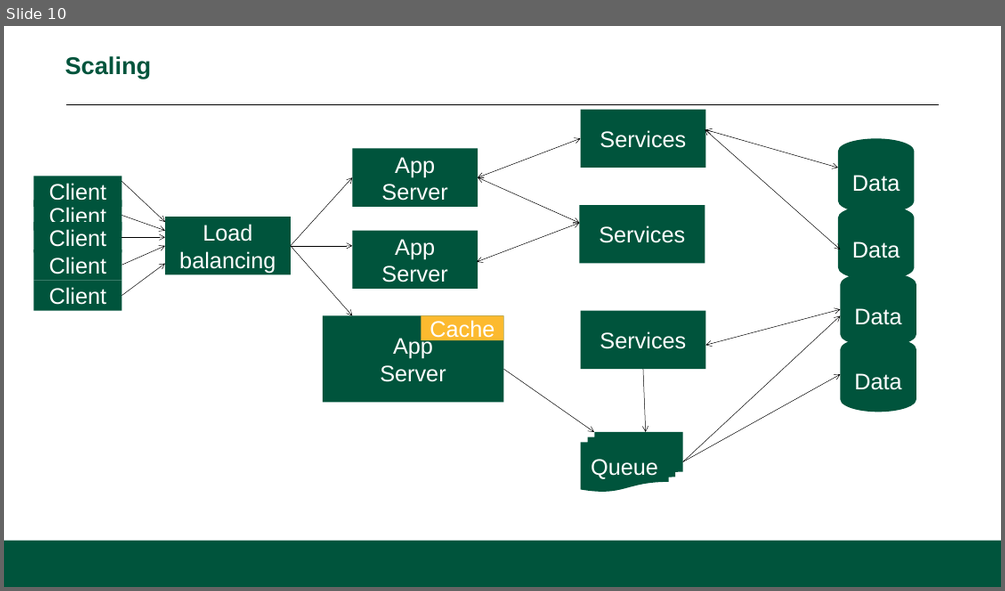
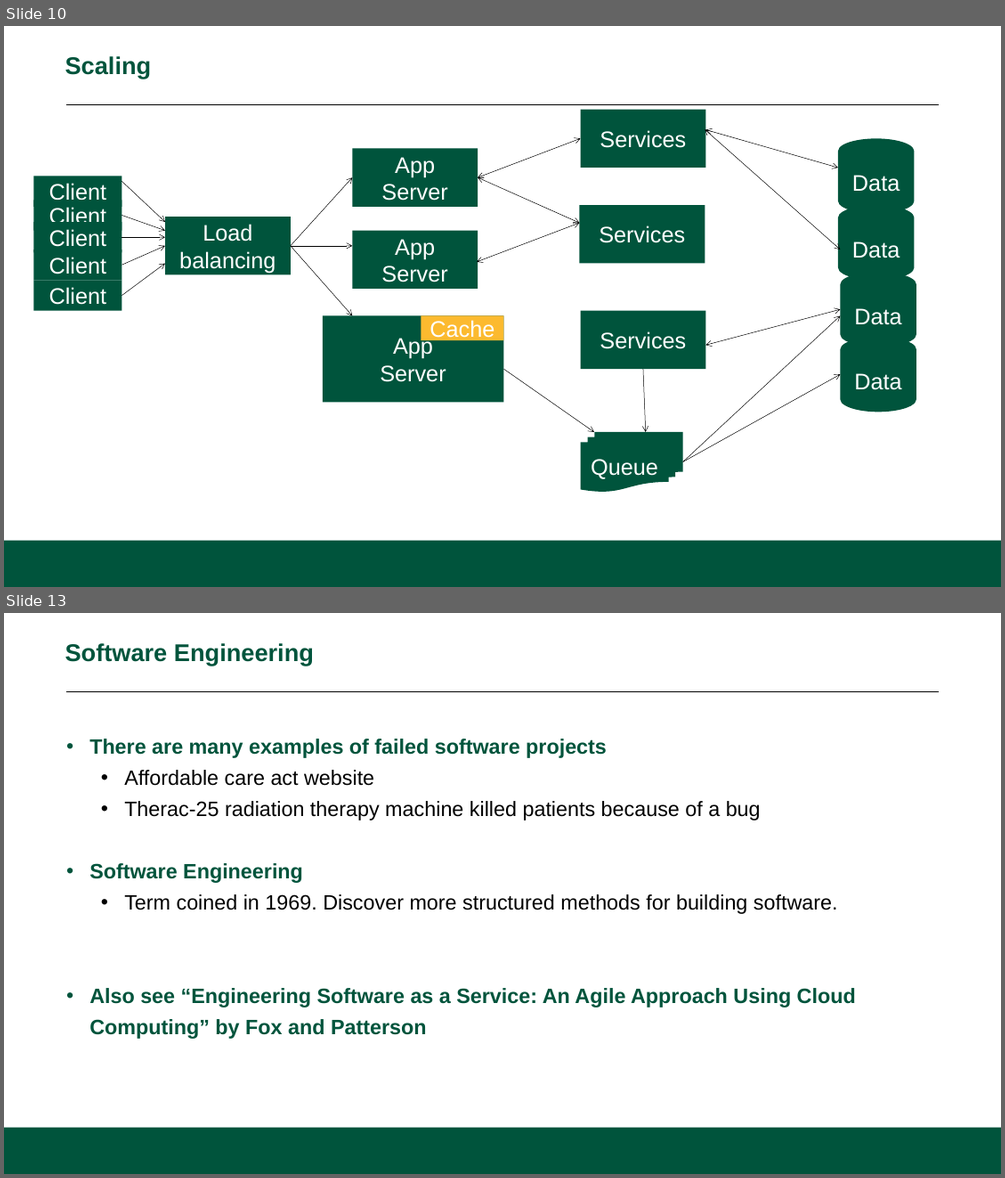
Before and after one commit to CS601-F15/lectures, a slide deck: slides/intro.pptx. Shown one above the other, each under a label of ours: slide 10 before the commit, slides 10 and 13 after it; the slides between them are not shown. The pictures are 1005x591 and 1005x1178 pixels, drawn with LibreOffice and Linux fonts; fonts in the diff are those of the drawing; background and template pictures are left out. Boxes give left, top, right and bottom in pixels: in the first picture for what was removed or moved away, otherwise in the second. Text is boxed around its words. In the diff, an @@ line names an element or a change of style, - is before the commit and + after.

```diff
--- a/slides/intro.pptx
+++ b/slides/intro.pptx
@@ slide 13 added at [4, 613, 1001, 1174], background #FFFFFF; not listed: 2 template elements that a slide beside it also shows @@
@@ title added at [65, 643, 314, 666], 28 pt, text #00543C, bold @@
+Software Engineering
@@ text added at [89, 738, 856, 1038], 24 pt, text #00543C, bold @@
+• There are many examples of failed software projects
+      • Affordable care act website
+      • Therac-25 radiation therapy machine killed patients because of a bug
+    • Software Engineering
+      • Term coined in 1969. Discover more structured methods for building software.
+    • Also see “Engineering Software as a Service: An Agile Approach Using Cloud Computing” by Fox and Patterson
```
Also in this commit, not shown: 7 other slides added.
